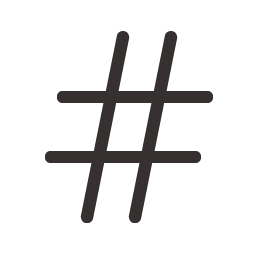
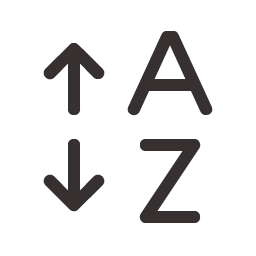
Layer changes from the first (256, 256) image to the second:
added group "sort" with 1 layers above "trash" over [43, 31, 213, 223]
added layer "a" in group "sort" over [43, 31, 213, 223]
hid group "hashtag" (1 layers) over [45, 31, 214, 223]
